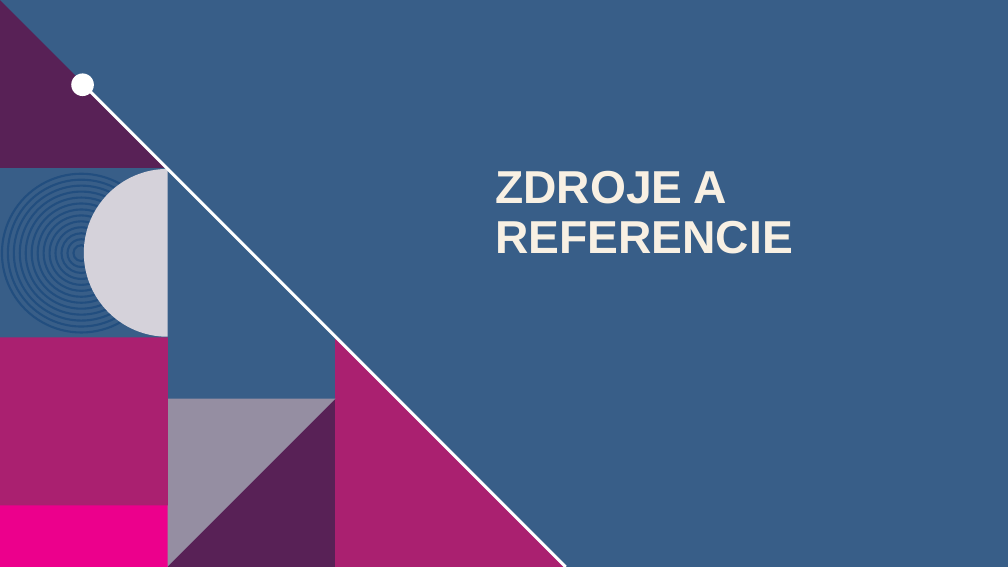
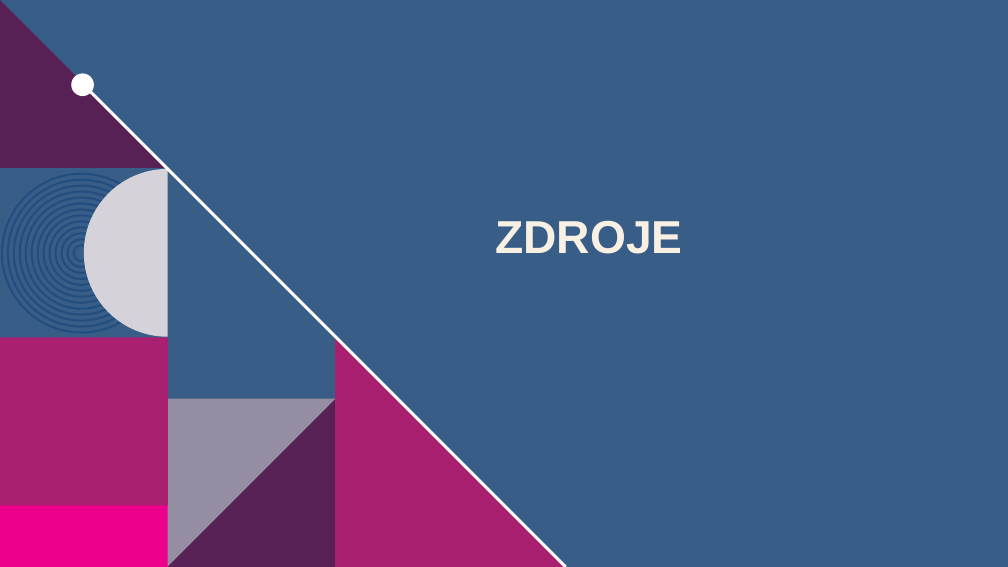
Before and after one commit to JetamAdzak/Rocnikova-praca, a slide deck: slide 15 of ROCNIKOVA_GPU_PREZ.pptx (slide 16 before the commit). Drawn at 1008x567 pixels with LibreOffice and Linux fonts; fonts in the diff are those of the drawing; background and template pictures are left out. Boxes give left, top, right and bottom in pixels: in the first picture for what was removed or moved away, otherwise in the second. Text is boxed around its words. In the diff, an @@ line names an element or a change of style, - is before the commit and + after.

```diff
--- a/ROCNIKOVA_GPU_PREZ.pptx
+++ b/ROCNIKOVA_GPU_PREZ.pptx
@@ title at (495, 220, 682, 254): text changed @@
-ZDROJE A REFERENCIE
+ZDROJE
```
Also in this commit, not shown: 4 other slides changed, 1 slide added, 2 slides removed, 1 other file.
